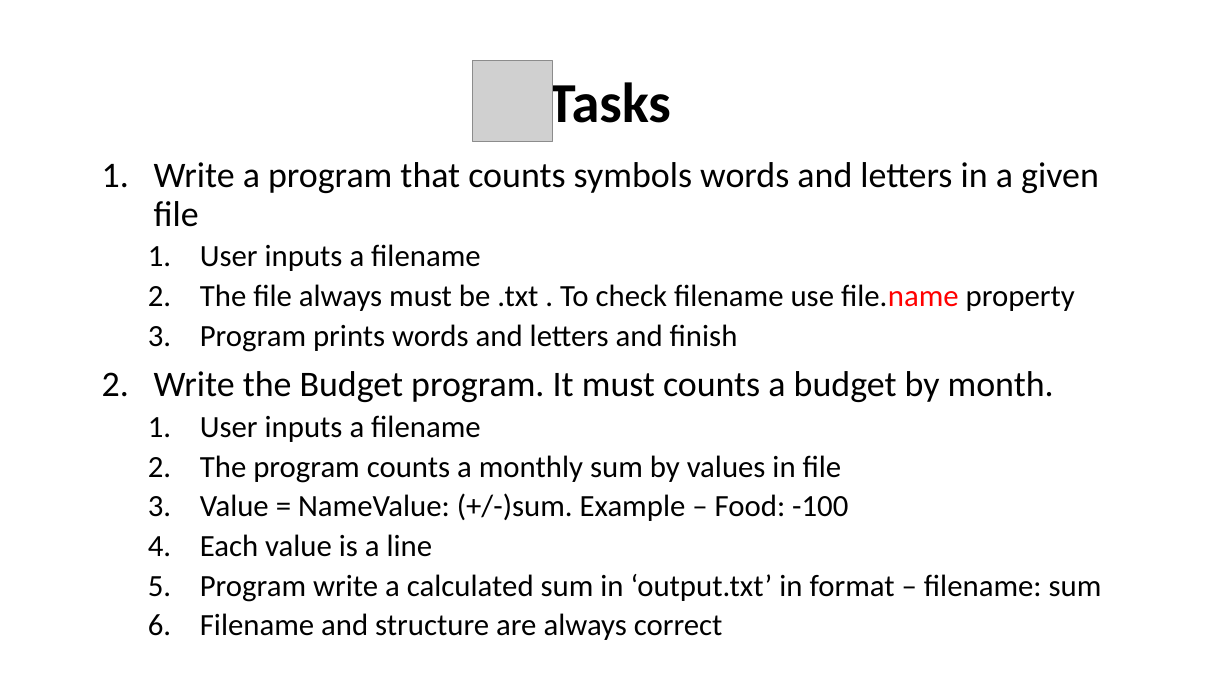
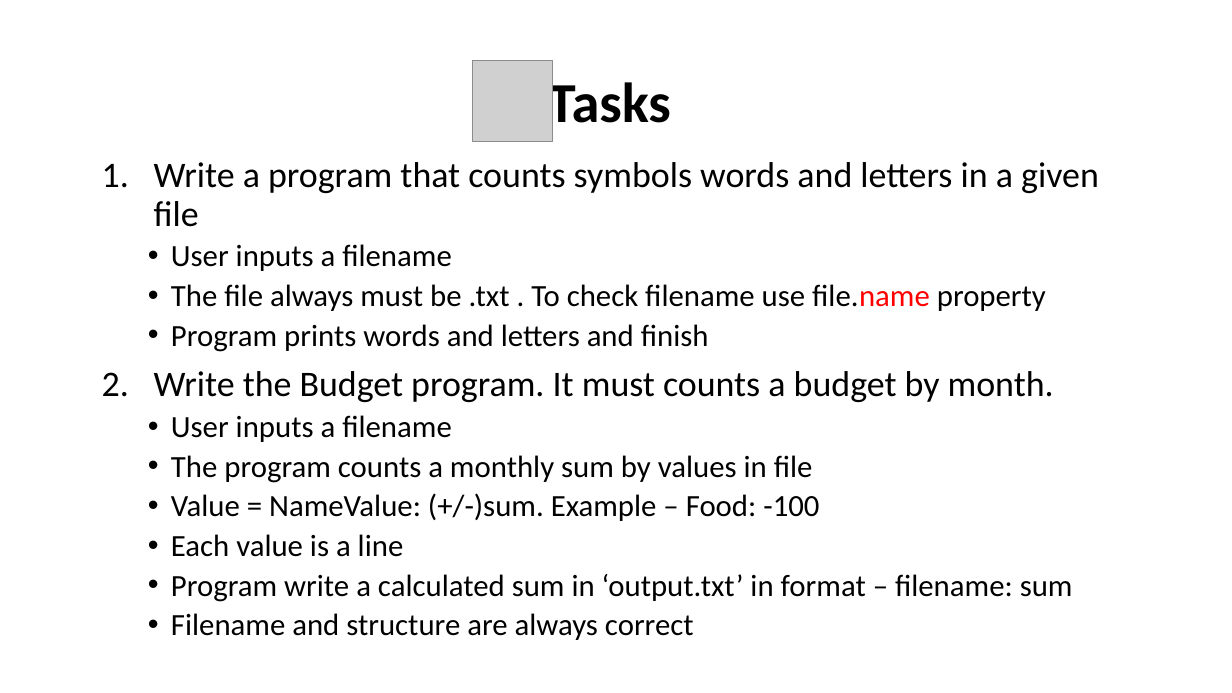
Before and after one commit to WonderLuc/brother-bootcamp, a slide deck: slide 78 of python 101/python_101.pptx. Drawn at 1232x693 pixels with LibreOffice and Linux fonts; fonts in the diff are those of the drawing; grey boxes stand for pictures; background and template pictures are left out. Boxes give left, top, right and bottom in pixels: in the first picture for what was removed or moved away, otherwise in the second. Text is boxed around its words. In the diff, an @@ line names an element or a change of style, - is before the commit and + after.

```diff
--- a/python 101/python_101.pptx
+++ b/python 101/python_101.pptx
@@ text at <box>171,244,1073,640</box>: bullet 1. to • @@
```
Also in this commit, not shown: 1 other slide changed, 11 slides added, 1 other file.
